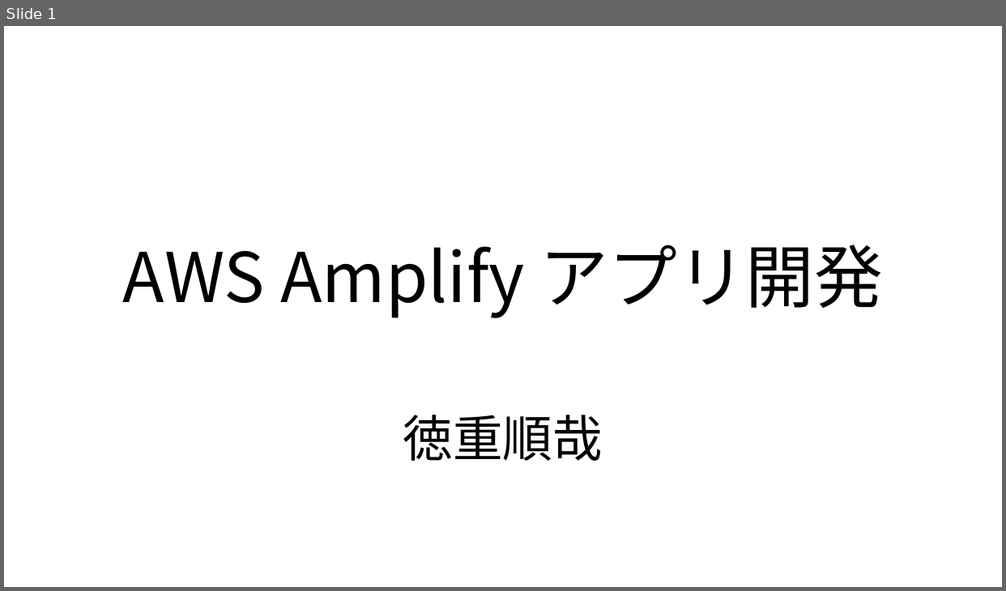
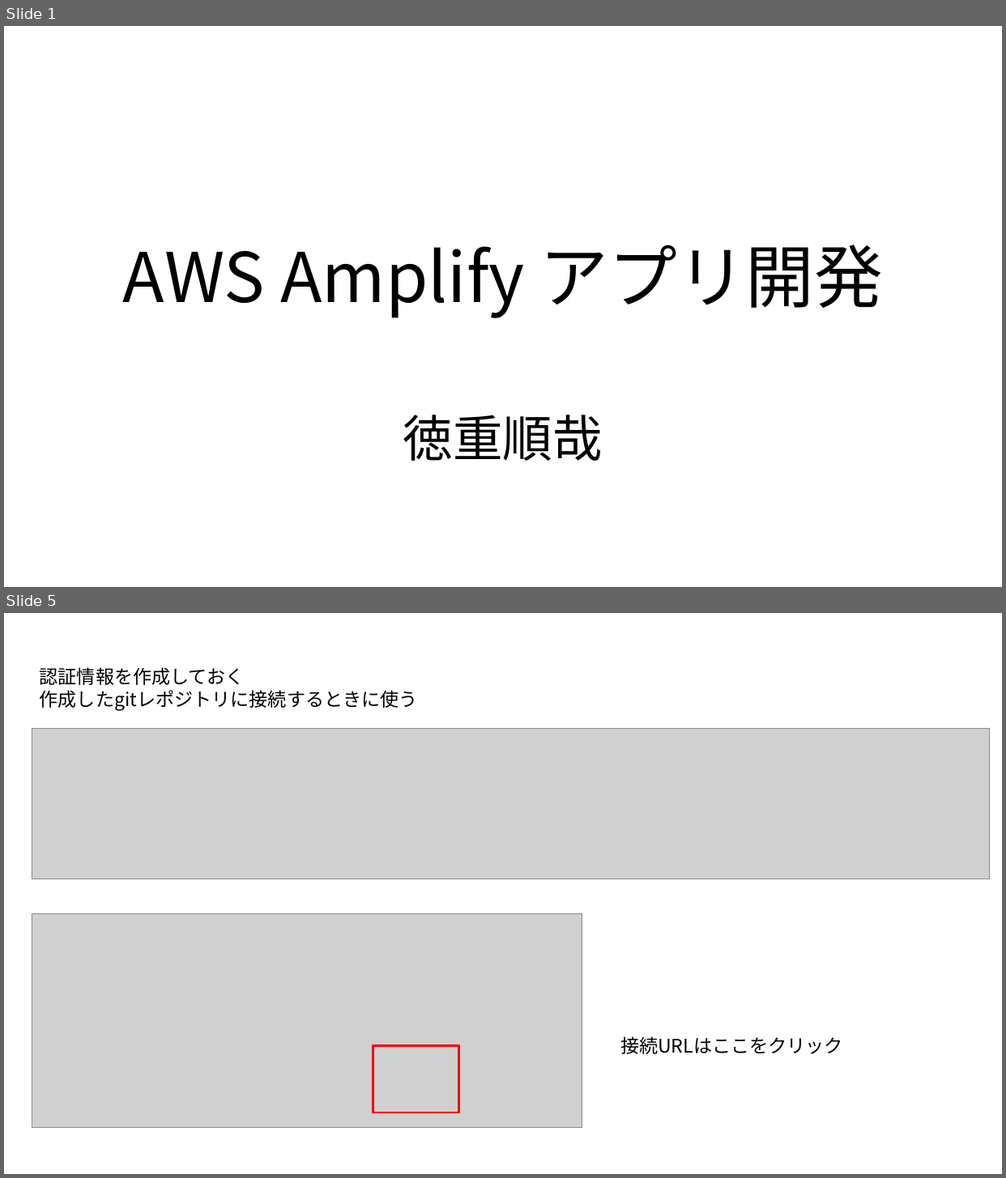
Before and after one commit to TokushigeJunya/test, a slide deck: AWSAmplifyアプリ開発.pptx. Shown one above the other, each under a label of ours: slide 1 before the commit, slides 1 and 5 after it; the slides between them are not shown. The pictures are 1006x591 and 1006x1178 pixels, drawn with LibreOffice and Linux fonts; fonts in the diff are those of the drawing; grey boxes stand for pictures. Boxes give left, top, right and bottom in pixels: in the first picture for what was removed or moved away, otherwise in the second. Text is boxed around its words. In the diff, an @@ line names an element or a change of style, - is before the commit and + after.

```diff
--- a/AWSAmplifyアプリ開発.pptx
+++ b/AWSAmplifyアプリ開発.pptx
@@ slide 5 added at [4,613,1002,1174], background #FFFFFF @@
@@ text added at [40,667,418,711], 18 pt, text #000000 @@
+認証情報を作成しておく
+作成したgitレポジトリに接続するときに使う
@@ picture added at [32,728,990,879] @@
@@ picture added at [32,914,582,1127] @@
@@ rectangle added at [373,1046,459,1113], outline #FF0000 2.25 pt @@
@@ text added at [620,1037,843,1054], 18 pt, text #000000 @@
+接続URLはここをクリック
```
Also in this commit, not shown: 1 slide changed, 8 other slides added, 4 slides removed.
